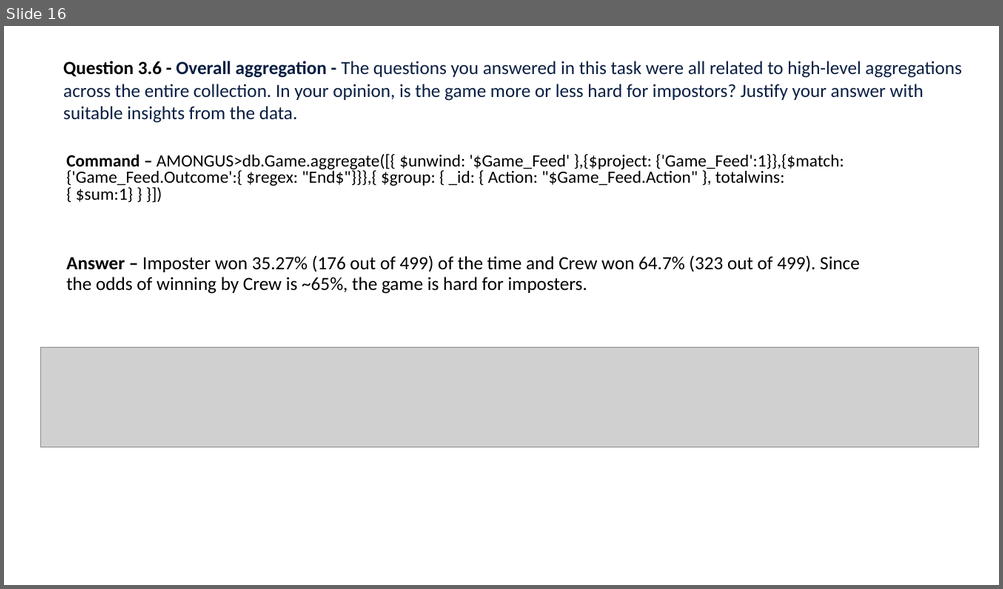
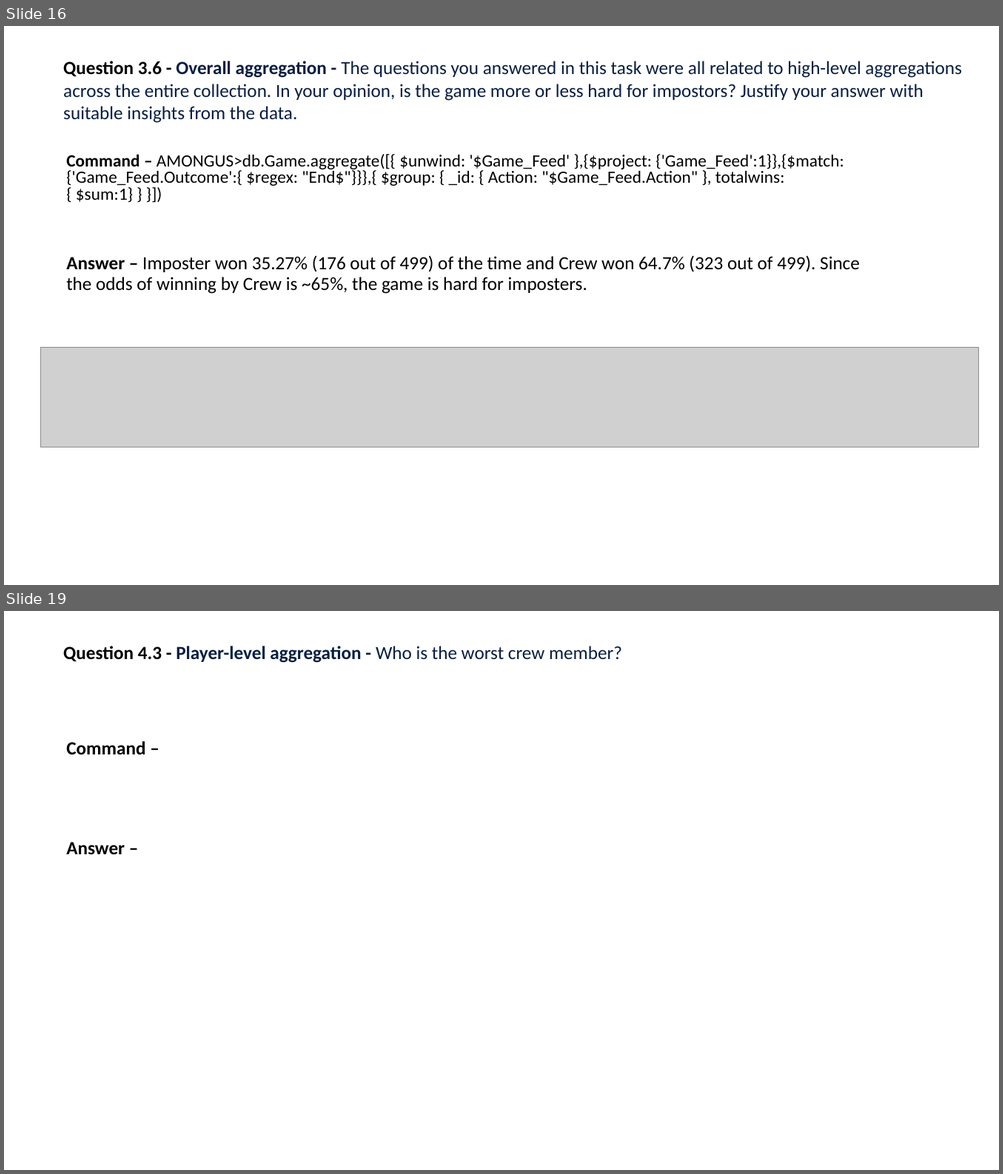
Before and after one commit to ballurai/AmongUSMongoDB-1, a slide deck: AmongUS Assignment.pptx. Shown one above the other, each under a label of ours: slide 16 before the commit, slides 16 and 19 after it; the slides between them are not shown. The pictures are 1003x589 and 1003x1174 pixels, drawn with LibreOffice and Linux fonts; fonts in the diff are those of the drawing; grey boxes stand for pictures. Boxes give left, top, right and bottom in pixels: in the first picture for what was removed or moved away, otherwise in the second. Text is boxed around its words. In the diff, an @@ line names an element or a change of style, - is before the commit and + after.

```diff
--- a/AmongUS Assignment.pptx
+++ b/AmongUS Assignment.pptx
@@ slide 19 added at bbox=[4, 611, 999, 1170], background #FFFFFF @@
@@ text added at bbox=[63, 646, 622, 663], 18 pt, text #091E42, bold @@
+Question 4.3 - Player-level aggregation - Who is the worst crew member?
@@ text added at bbox=[66, 741, 145, 755], 18 pt, text #000000, bold @@
+Command –
@@ text added at bbox=[66, 842, 125, 855], 18 pt, text #000000, bold @@
+Answer –
```
Also in this commit, not shown: 2 slides changed, 3 other slides added.
